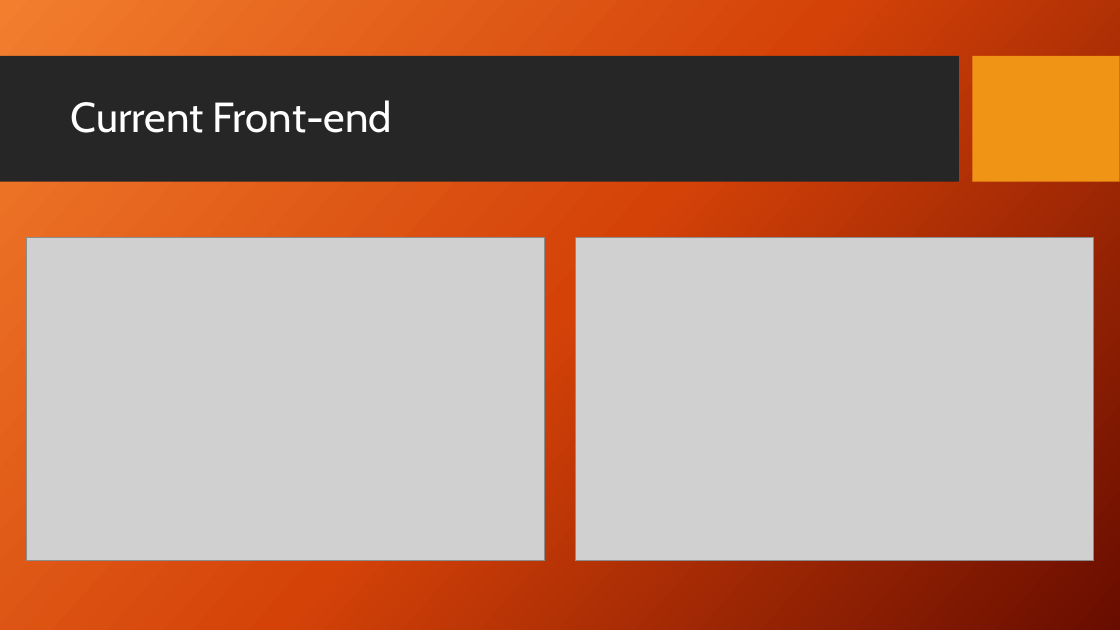
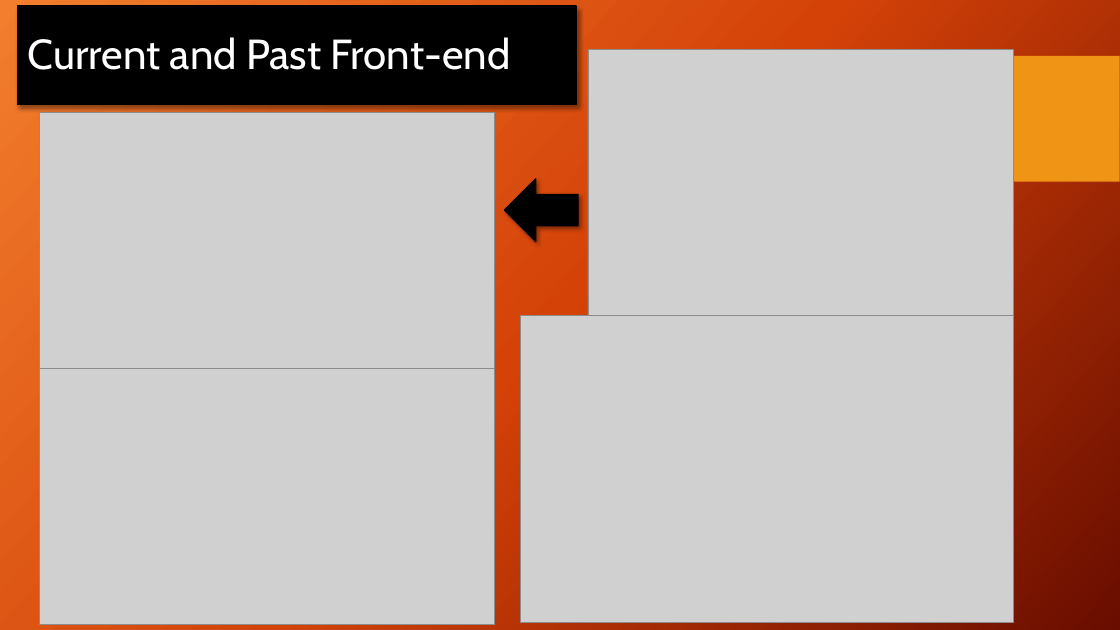
Before and after one commit to Dwaddle26/EncryptNotes, a slide deck: slide 3 of Phase 2 Documentation/Team_2_Presentation_2.pptx. Drawn at 1120x630 pixels with LibreOffice and Linux fonts; fonts in the diff are those of the drawing; grey boxes stand for pictures; background and template pictures are left out. Boxes give left, top, right and bottom in pixels: in the first picture for what was removed or moved away, otherwise in the second. Text is boxed around its words. In the diff, an @@ line names an element or a change of style, - is before the commit and + after.

```diff
--- a/Phase 2 Documentation/Team_2_Presentation_2.pptx
+++ b/Phase 2 Documentation/Team_2_Presentation_2.pptx
@@ rectangle added at box(17, 6, 576, 104), fill #000000, outline #000000 1 pt @@
@@ rectangle removed at box(0, 56, 959, 182) @@
@@ title at box(28, 37, 511, 70): text changed @@
-Current Front-end
+Current and Past Front-end
@@ picture: place and size @@
-picture at box(26, 238, 544, 561)
+picture at box(588, 50, 1014, 315)
@@ picture added at box(39, 113, 494, 368) @@
@@ left arrow added at box(505, 179, 579, 242), fill #000000, outline #000000 1 pt @@
@@ picture: place and size @@
-picture at box(576, 238, 1094, 561)
+picture at box(520, 315, 1013, 623)
@@ picture added at box(39, 369, 494, 624) @@
```
Also in this commit, not shown: 1 other slide changed.
